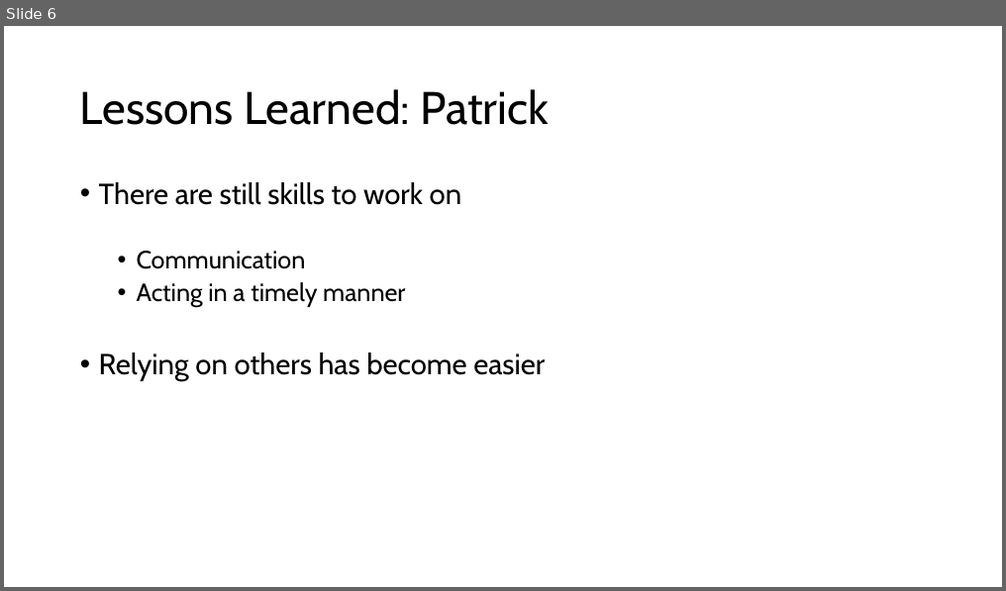
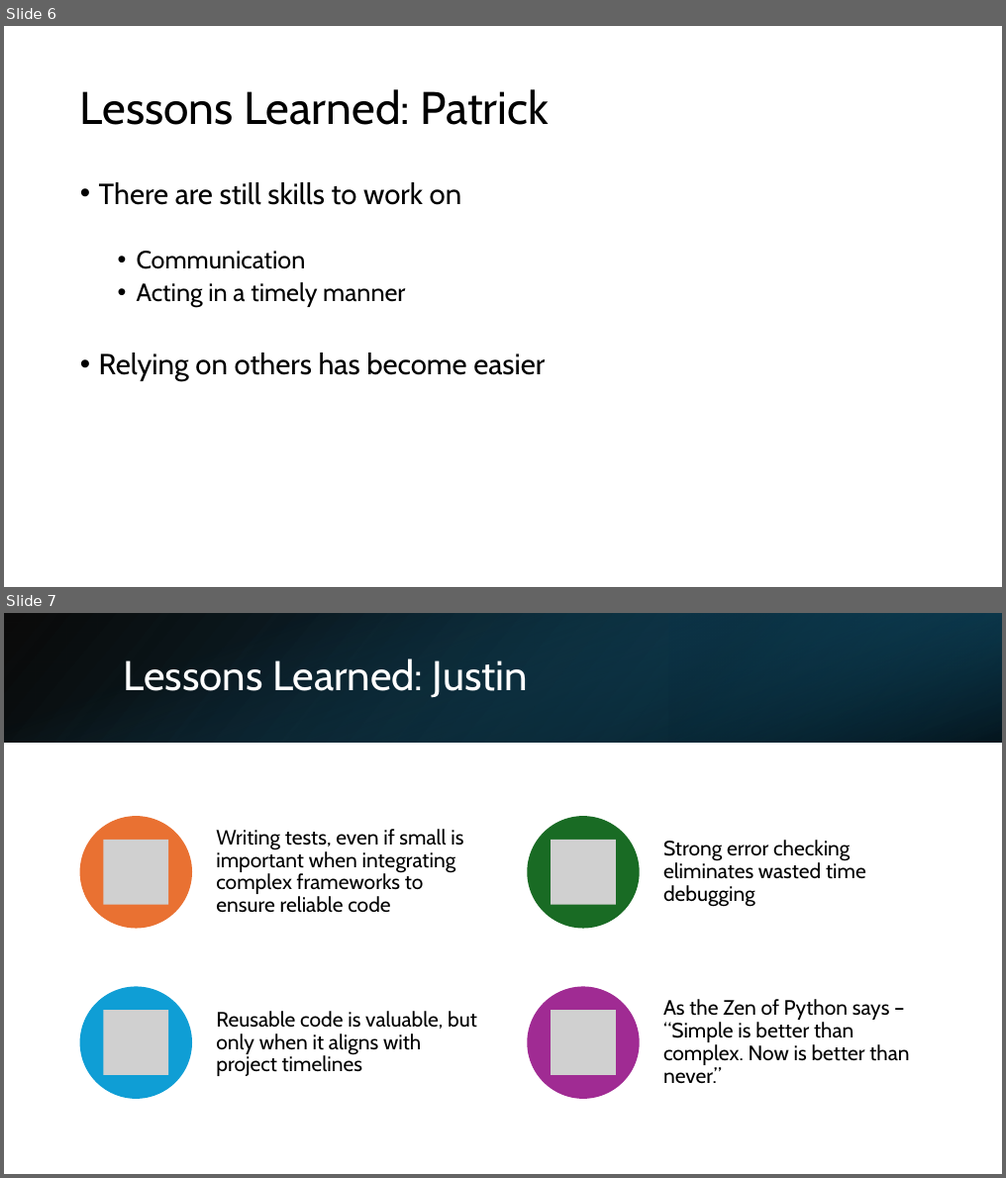
Before and after one commit to Jormungandr72/Cross-Website-Price-Checker, a slide deck: docs/phase_four_docs/Phase_Four_Presentation.pptx. Shown one above the other, each under a label of ours: slide 6 before the commit, slides 6 and 7 after it. The pictures are 1006x591 and 1006x1178 pixels, drawn with LibreOffice and Linux fonts; fonts in the diff are those of the drawing; grey boxes stand for pictures. Boxes give left, top, right and bottom in pixels: in the first picture for what was removed or moved away, otherwise in the second. Text is boxed around its words. In the diff, an @@ line names an element or a change of style, - is before the commit and + after.

```diff
--- a/docs/phase_four_docs/Phase_Four_Presentation.pptx
+++ b/docs/phase_four_docs/Phase_Four_Presentation.pptx
@@ slide 7 added at [4, 613, 1002, 1174], background #FFFFFF @@
@@ rectangle added at [4, 613, 1002, 742], fill gradient #000000 to #104862 @@
@@ rectangle added at [4, 613, 1002, 742], fill gradient #156082 to #000000 @@
@@ rectangle added at [669, 613, 1002, 742], fill gradient #0B3041 to #156082 @@
@@ title added at [124, 659, 528, 697], 40 pt, text #FFFFFF @@
+Lessons Learned: Justin
@@ group added at [79, 816, 909, 1099]: 4 ellipses, 4 pictures, 4 texts @@
+Writing tests, even if small is important when integrating complex frameworks to ensure reliable code
+Strong error checking eliminates wasted time debugging
+Reusable code is valuable, but only when it aligns with project timelines
+As the Zen of Python says – “Simple is better than complex. Now is better than never.”
```
Also in this commit, not shown: 4 slides changed, 1 other slide added, 1 slide removed.
